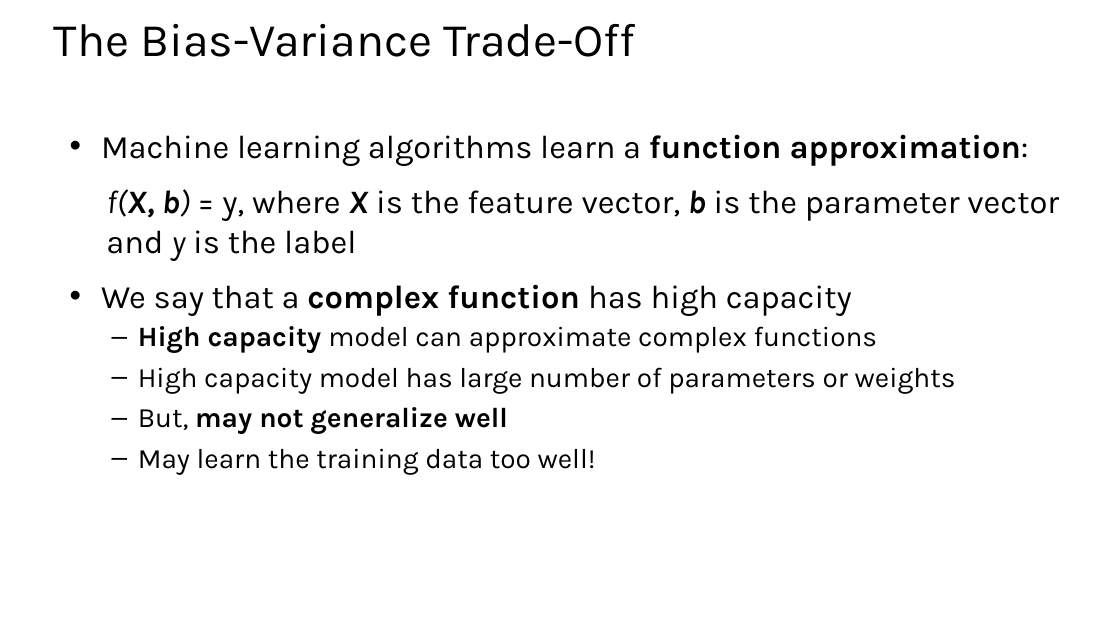
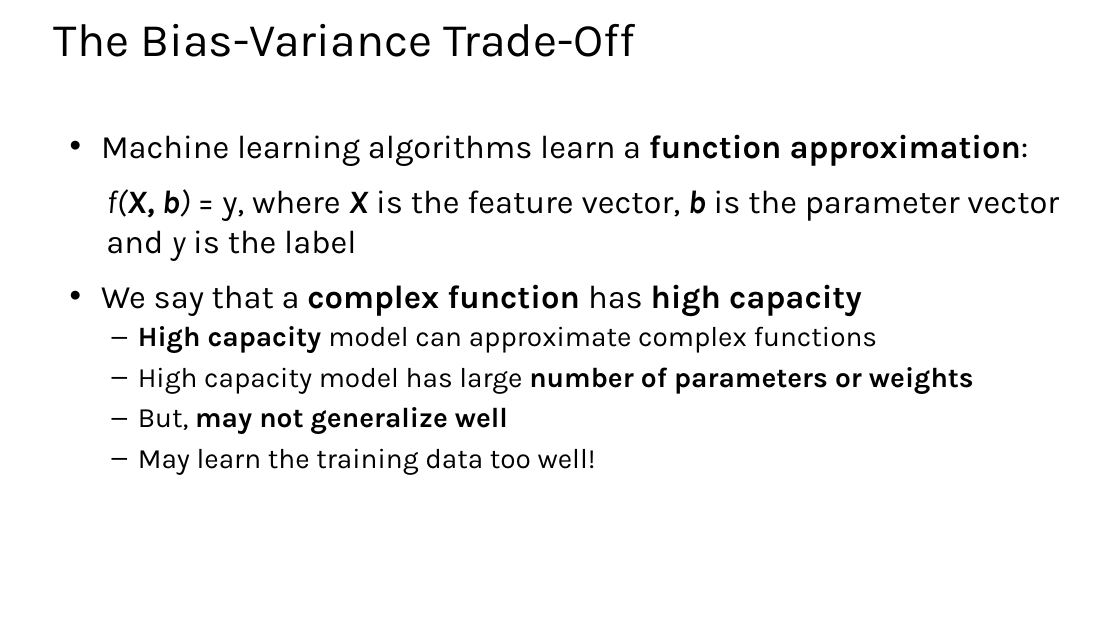
Before and after one commit to StephenElston/CSCI-E25, a slide deck: slide 36 of Slides/4_MachineLearningForCV.pptx. Drawn at 1120x630 pixels with LibreOffice and Linux fonts; fonts in the diff are those of the drawing. Boxes give left, top, right and bottom in pixels: in the first picture for what was removed or moved away, otherwise in the second. Text is boxed around its words. In the diff, an @@ line names an element or a change of style, - is before the commit and + after.

```diff
--- a/Slides/4_MachineLearningForCV.pptx
+++ b/Slides/4_MachineLearningForCV.pptx
@@ text at [101,284,974,393]: bold on in "high capacity", "number of parameters or weights" @@
```
Also in this commit, not shown: 1 other slide changed, 1 other file.
